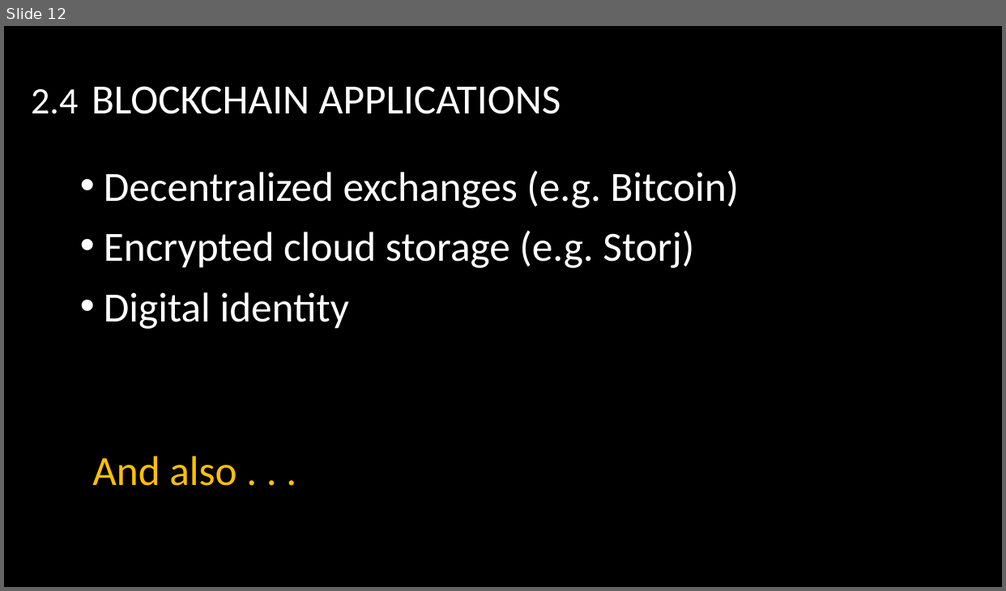
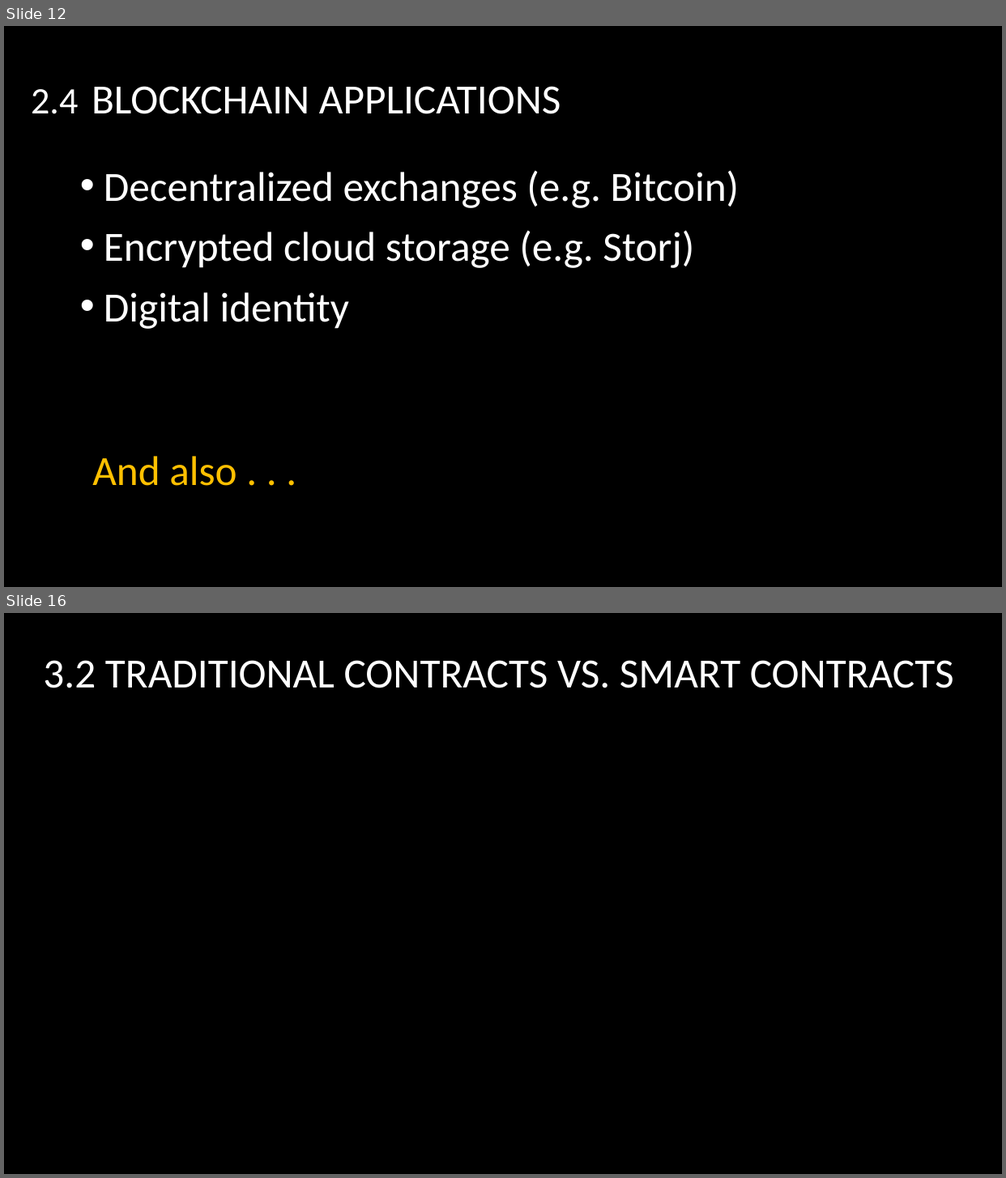
Before and after one commit to lucaspelloni2/SeminarSmartContracts, a slide deck: presentation_SC.pptx. Shown one above the other, each under a label of ours: slide 12 before the commit, slides 12 and 16 after it; the slides between them are not shown. The pictures are 1006x591 and 1006x1178 pixels, drawn with LibreOffice and Linux fonts; fonts in the diff are those of the drawing; background and template pictures are left out. Boxes give left, top, right and bottom in pixels: in the first picture for what was removed or moved away, otherwise in the second. Text is boxed around its words. In the diff, an @@ line names an element or a change of style, - is before the commit and + after.

```diff
--- a/presentation_SC.pptx
+++ b/presentation_SC.pptx
@@ slide 16 added at bbox=[4, 613, 1002, 1174], background picture (left out) @@
@@ title added at bbox=[43, 660, 954, 688], 40 pt, text #FFFFFF @@
+3.2 TRADITIONAL CONTRACTS VS. SMART CONTRACTS
```
Also in this commit, not shown: 2 slides changed, 1 other slide added, 4 slides removed.
